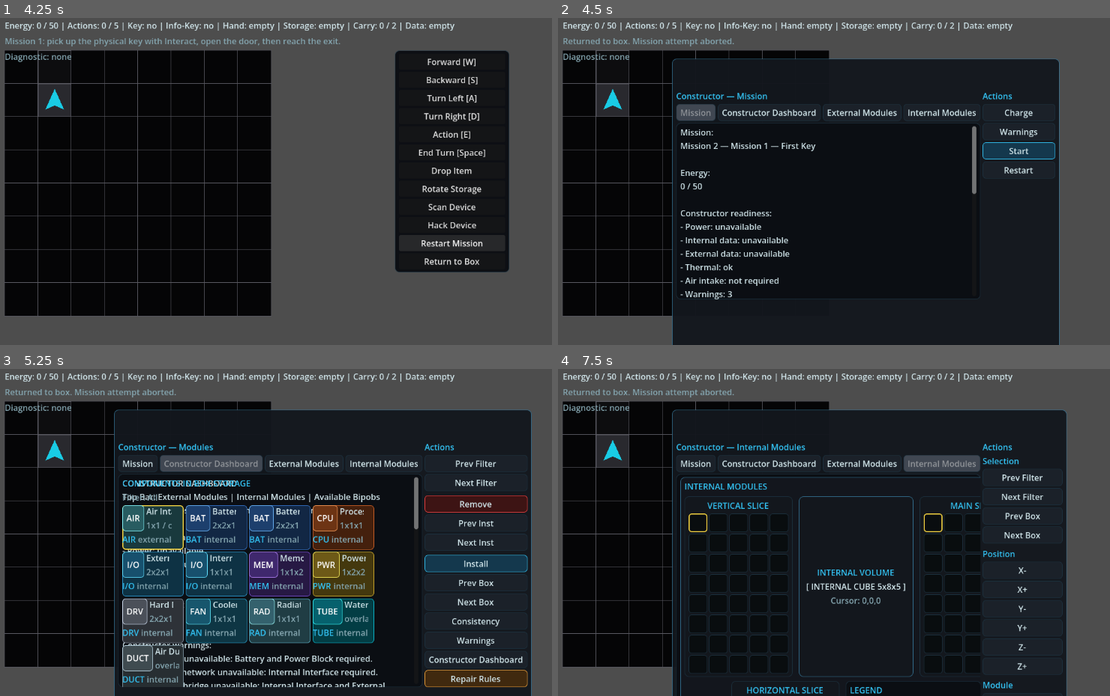
Above: before the commit, frames 1-4 (two rows, left to right).
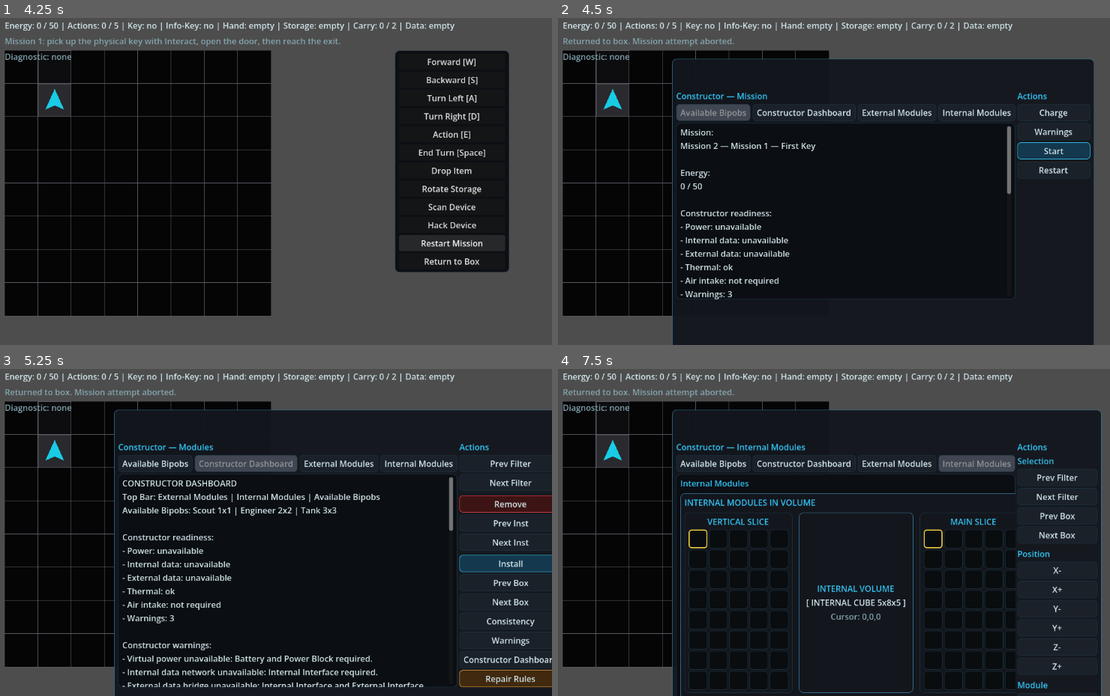
Above: after the commit, the same moments.

Repository: JUSTConnect/bibop
Game: Godot game, scene res://scenes/main.tscn
Same seed, same stepped clock (60 frames per second), same inputs: the game is played once before the commit and once after it.
Inputs:
- Up to frame 1 (4.25 s): click "Drop Item" at 0.5 s; click "Rotate Storage" at 1.25 s; click "Scan Device" at 2 s; click "Hack Device" at 2.75 s; click "Restart Mission" at 3.5 s
- Up to frame 2 (4.5 s): click "Return to Box" at 4.25 s
- Up to frame 3 (5.25 s): click "Constructor Dashboard" at 5 s
- Up to frame 4 (7.5 s): click "Mission" (after the commit: "Available Bipobs") at 5.75 s; click "External Modules" at 6.5 s; click "Internal Modules" at 7.25 s

Frame 1 is identical in both runs. In frame 2, 7.8% of the frame differs, in the area x 22-98%, y 12-100%; in frame 3, 28%, in the area x 22-100%, y 12-100%; in frame 4, 14%.
Error before the commit: Invalid call. Nonexistent function 'can_place_external_module' in base 'Node2D (BipobController)'. (res://scripts/ui/game_ui.gd:794)
Error after the commit: Invalid call. Nonexistent function 'can_place_external_module' in base 'Node2D (BipobController)'. (res://scripts/ui/game_ui.gd:853)

Commit message:
BIB-421 unify constructor external/internal layout structure

Diff:
--- a/scripts/ui/game_ui.gd
+++ b/scripts/ui/game_ui.gd
@@ -664,44 +664,94 @@
 	update_box_status()
 
 
+
+func _create_constructor_mode_layout(
+	mode_title: String,
+	workspace: Control,
+	storage_panel: Control,
+	details_panel: Control,
+	side_panel: Control = null
+) -> Control:
+	var root: VBoxContainer = VBoxContainer.new()
+	root.add_theme_constant_override("separation", 8)
+
+	var title_label: Label = Label.new()
+	title_label.text = mode_title
+	_apply_label_style(title_label, false, true)
+	root.add_child(title_label)
+
+	var main_row: HBoxContainer = HBoxContainer.new()
+	main_row.add_theme_constant_override("separation", 10)
+
+	if workspace != null:
+		workspace.size_flags_horizontal = Control.SIZE_EXPAND_FILL
+		workspace.size_flags_vertical = Control.SIZE_EXPAND_FILL
+		main_row.add_child(workspace)
+
+	var right_column: VBoxContainer = VBoxContainer.new()
+	right_column.custom_minimum_size = Vector2(360, 0)
+	right_column.size_flags_vertical = Control.SIZE_EXPAND_FILL
+	right_column.add_theme_constant_override("separation", 8)
+
+	if storage_panel != null:
+		storage_panel.size_flags_vertical = Control.SIZE_EXPAND_FILL
+		right_column.add_child(storage_panel)
+
+	if side_panel != null:
+		right_column.add_child(side_panel)
+
+	if details_panel != null:
+		right_column.add_child(details_panel)
+
+	main_row.add_child(right_column)
+	root.add_child(main_row)
+
+	return root
+
+
 func _build_storage_cards_panel(parent: Control) -> void:
-	if box_menu_mode == BoxMenuMode.EXTERNAL:
-		parent.add_child(_create_external_visual_workspace())
-	elif box_menu_mode == BoxMenuMode.INTERNAL:
-		parent.add_child(_create_internal_visual_workspace())
-
-	var title: Label = Label.new()
-	title.text = "COMPONENTS IN BOX STORAGE"
-	_apply_label_style(title, false, true)
-	parent.add_child(title)
-
+	if box_menu_mode != BoxMenuMode.EXTERNAL and box_menu_mode != BoxMenuMode.INTERNAL:
+		return
+
+	var workspace: Control = _create_external_visual_workspace() if box_menu_mode == BoxMenuMode.EXTERNAL else _create_internal_visual_workspace()
+
+	var storage_panel: PanelContainer = PanelContainer.new()
+	_apply_panel_style(storage_panel)
+	var storage_root: VBoxContainer = VBoxContainer.new()
+	storage_root.add_theme_constant_override("separation", 6)
+	var storage_title: Label = Label.new()
+	storage_title.text = "COMPONENTS IN BOX STORAGE"
+	_apply_label_style(storage_title, false, true)
+	storage_root.add_child(storage_title)
 	var filter_label: Label = Label.new()
 	filter_label.text = "Filter: %s" % get_current_constructor_filter().capitalize()
 	_apply_label_style(filter_label, true)
-	parent.add_child(filter_label)
-
+	storage_root.add_child(filter_label)
 	var grid: GridContainer = GridContainer.new()
-	grid.columns = 4
+	grid.columns = 3
 	grid.size_flags_horizontal = Control.SIZE_EXPAND_FILL
-	parent.add_child(grid)
-
+	storage_root.add_child(grid)
 	var storage_indices: Array[int] = get_current_filtered_box_storage_indices()
 	if storage_indices.is_empty():
 		var empty_label: Label = Label.new()
 		empty_label.text = "No modules match current filter."
-		empty_label.add_theme_color_override("font_color", UI_COLOR_TEXT_DIM)
+		_apply_label_style(empty_label, true)
 		grid.add_child(empty_label)
 	else:
 		for storage_index in storage_indices:
 			var module: BipobModule = bipob.box_storage[storage_index]
 			var selected: bool = storage_index == selected_box_storage_index
 			grid.add_child(_create_storage_module_card(module, storage_index, selected))
-
+	storage_panel.add_child(storage_root)
+
+	var details_panel: PanelContainer = PanelContainer.new()
+	_apply_dark_panel_style(details_panel)
+	var details_root: VBoxContainer = VBoxContainer.new()
+	details_root.add_theme_constant_override("separation", 4)
 	var details_title: Label = Label.new()
 	details_title.text = "SELECTED MODULE"
 	_apply_label_style(details_title, false, true)
-	parent.add_child(details_title)
-
+	details_root.add_child(details_title)
 	var selected_module: BipobModule = null
 	if selected_box_storage_index >= 0 and selected_box_storage_index < bipob.box_storage.size():
 		selected_module = bipob.box_storage[selected_box_storage_index]
@@ -709,7 +759,16 @@
 	details.autowrap_mode = TextServer.AUTOWRAP_WORD_SMART
 	details.text = get_module_details_text(selected_module)
 	_apply_label_style(details)
-	parent.add_child(details)
+	details_root.add_child(details)
+	details_panel.add_child(details_root)
+
+	var side_panel: Control = null
+	if box_menu_mode == BoxMenuMode.INTERNAL:
+		side_panel = _create_internal_connections_panel()
+
+	var mode_title: String = "External Modules" if box_menu_mode == BoxMenuMode.EXTERNAL else "Internal Modules"
+	parent.add_child(_create_constructor_mode_layout(mode_title, workspace, storage_panel, details_panel, side_panel))
+
 
 
 func _get_external_side_display_name(side_id: String) -> String:
@@ -1212,7 +1271,7 @@
 
 	mission_tab_button = Button.new()
 	mission_tab_button.name = "MissionTabButton"
-	mission_tab_button.text = "Mission"
+	mission_tab_button.text = "Available Bipobs"
 	mission_tab_button.focus_mode = Control.FOCUS_NONE
 	box_tab_row.add_child(mission_tab_button)
 	mission_tab_button.pressed.connect(set_box_menu_mode_mission)
@@ -1601,7 +1660,10 @@
 	update_box_button_visibility()
 
 	if box_content_label != null:
-		box_content_label.text = content_text
+		if box_menu_mode == BoxMenuMode.EXTERNAL or box_menu_mode == BoxMenuMode.INTERNAL:
+			box_content_label.text = ""
+		else:
+			box_content_label.text = content_text
 	var ui_panel: VBoxContainer = box_content_scroll.get_node_or_null("BoxContentCards")
 	if box_menu_mode == BoxMenuMode.MISSION:
 		if ui_panel != null:
@@ -2734,13 +2796,41 @@
 	panel.add_child(root)
 	return panel
 
+func _create_internal_connections_panel() -> Control:
+	var panel: PanelContainer = PanelContainer.new()
+	_apply_dark_panel_style(panel)
+	var root: VBoxContainer = VBoxContainer.new()
+	root.add_theme_constant_override("separation", 2)
+	var title: Label = Label.new()
+	title.text = "CONNECTIONS"
+	_apply_label_style(title, false, true)
+	root.add_child(title)
+	var lines: Array[String] = [
+		"POWER",
+		"- Power Cable Heavy",
+		"- Power Cable Light",
+		"NETWORK / DATA",
+		"- Fiber Data Cable",
+		"- Copper Data Cable",
+		"COOLING",
+		"- Air Duct",
+		"- Water Tube"
+	]
+	for line in lines:
+		var label: Label = Label.new()
+		label.text = line
+		_apply_label_style(label, true if line.begins_with("-") else false, false if line.begins_with("-") else true)
+		root.add_child(label)
+	panel.add_child(root)
+	return panel
+
 func _create_internal_visual_workspace() -> Control:
 	var workspace: PanelContainer = PanelContainer.new()
 	_apply_panel_style(workspace, true)
 	var root: VBoxContainer = VBoxContainer.new()
 	root.add_theme_constant_override("separation", 8)
 	var title: Label = Label.new()
-	title.text = "INTERNAL MODULES"
+	title.text = "INTERNAL MODULES IN VOLUME"
 	_apply_label_style(title, false, true)
 	root.add_child(title)
 	var middle_row: HBoxContainer = HBoxContainer.new()
